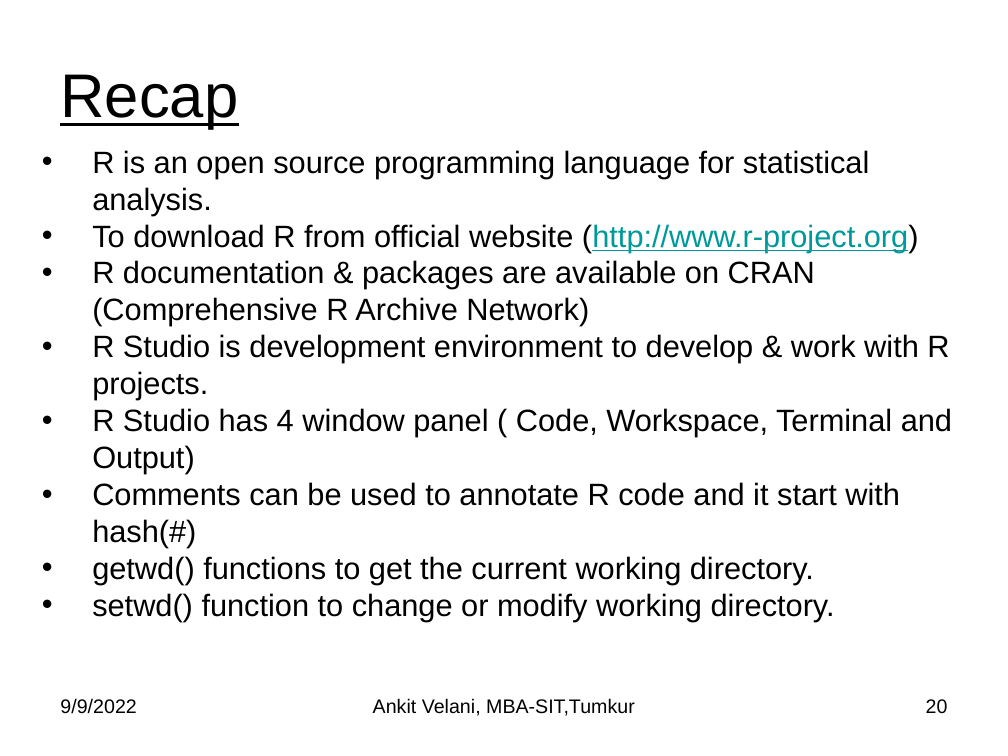
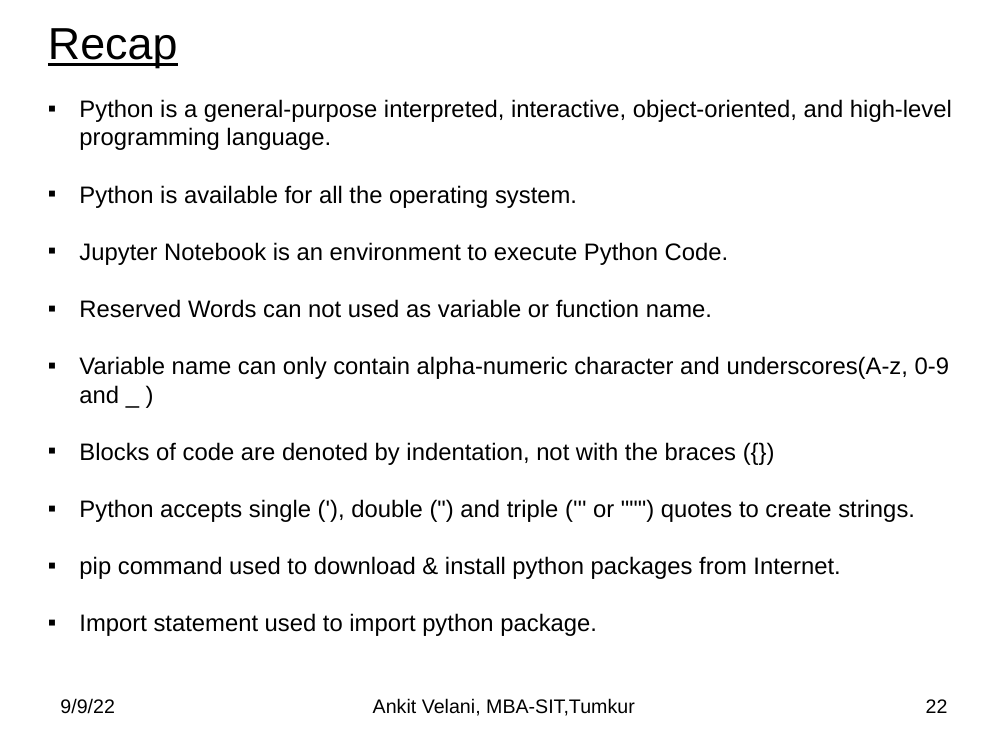
Before and after one commit to sitmbadept/sitmbadept.github.io, a slide deck: slide 22 of BDTM/Python/Unit-4-Python-Programming.pptx (slide 20 before the commit). Drawn at 1008x756 pixels with LibreOffice and Linux fonts; fonts in the diff are those of the drawing. Boxes give left, top, right and bottom in pixels: in the first picture for what was removed or moved away, otherwise in the second. Text is boxed around its words. In the diff, an @@ line names an element or a change of style, - is before the commit and + after.

```diff
--- a/BDTM/Python/Unit-4-Python-Programming.pptx
+++ b/BDTM/Python/Unit-4-Python-Programming.pptx
@@ title "Recap": place and size @@
-title "Recap" at box(60, 74, 238, 129)
+title "Recap" at box(48, 28, 177, 68)
@@ title "Recap" at box(48, 28, 177, 68): size 44 to 32 pt @@
@@ text at box(79, 99, 952, 579): text changed; size 22 to 17 pt @@
-• R is an open source programming language for statistical analysis.
-• To download R from official website (http://www.r-project.org)
-• R documentation & packages are available on CRAN (Comprehensive R Archive Network)
-• R Studio is development environment to develop & work with R projects.
-• R Studio has 4 window panel ( Code, Workspace, Terminal and Output)
-• Comments can be used to annotate R code and it start with hash(#)
-• getwd() functions to get the current working directory.
-• setwd() function to change or modify working directory.
+▪ Python is a general-purpose interpreted, interactive, object-oriented, and high-level programming language.
+▪ Python is available for all the operating system.
+▪ Jupyter Notebook is an environment to execute Python Code.
+▪ Reserved Words can not used as variable or function name.
+▪ Variable name can only contain alpha-numeric character and underscores(A-z, 0-9 and _ )
+▪ Blocks of code are denoted by indentation, not with the braces ({})
+▪ Python accepts single ('), double (") and triple (''' or """) quotes to create strings.
+▪ pip command used to download & install python packages from Internet.
+▪ Import statement used to import python package.
@@ text at box(60, 698, 114, 714): text changed @@
-9/9/2022
+9/9/22
@@ page number at box(926, 699, 948, 713): text changed @@
-20
+22
```
Also in this commit, not shown: 19 other slides changed, 1 slide added, 10 slides removed, 1 other file.
